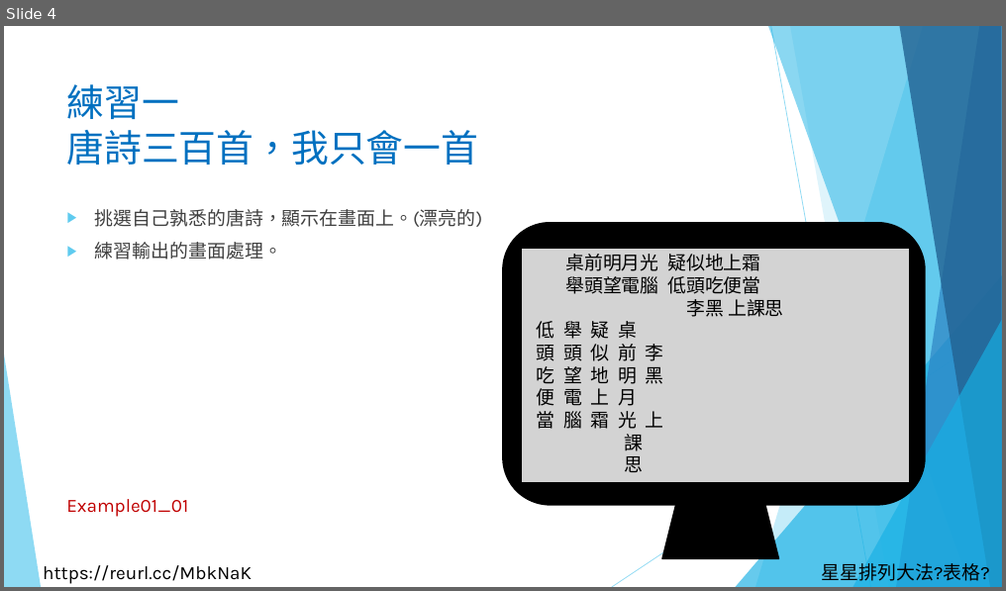
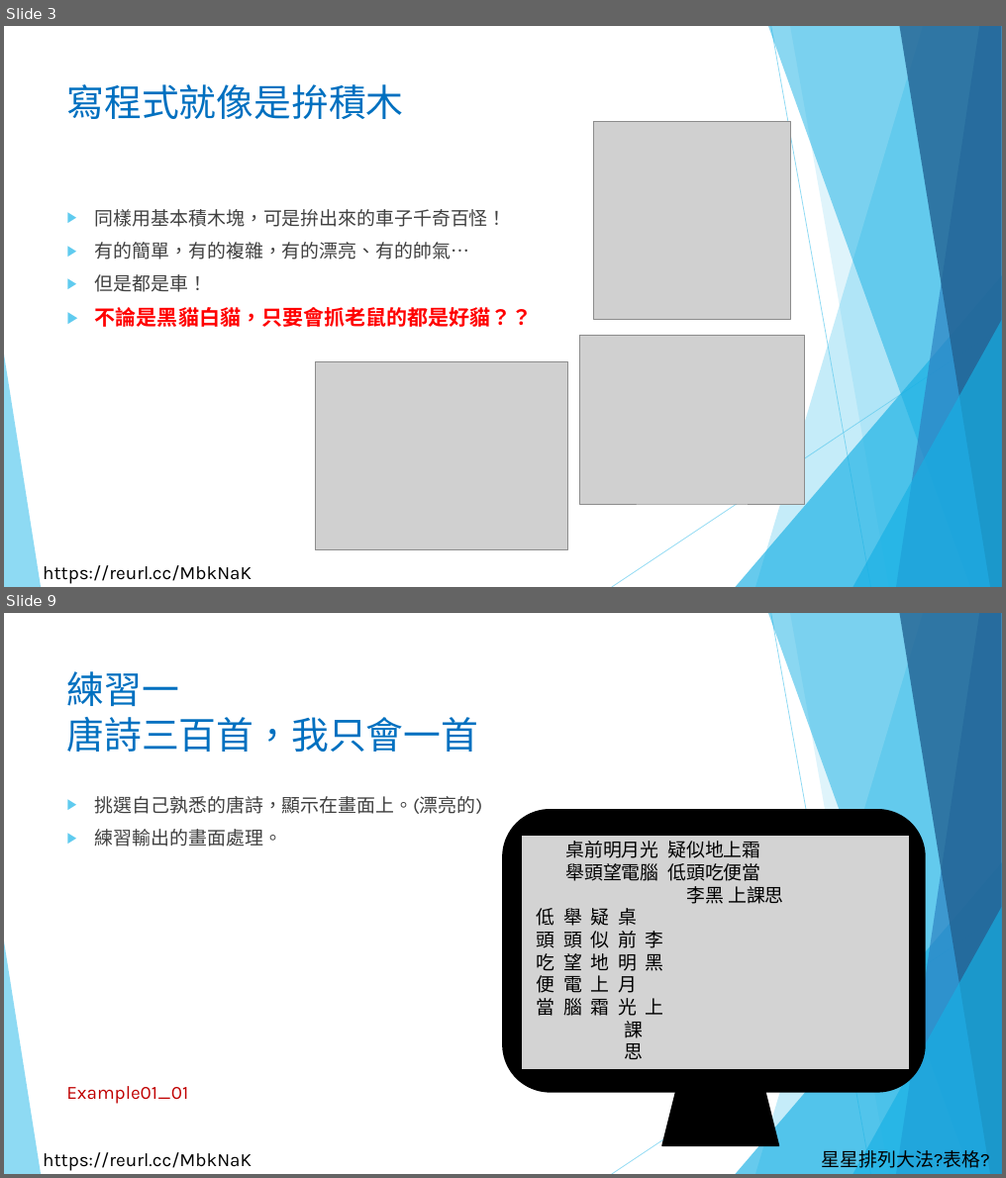
Before and after one commit to liulawsi/My_PPTs, a slide deck: LCC/Python/01_千里之行始於足下.pptx. Shown one above the other, each under a label of ours: slide 4 before the commit, slides 3 and 9 after it; the slides between them are not shown. The pictures are 1006x591 and 1006x1178 pixels, drawn with LibreOffice and Linux fonts; fonts in the diff are those of the drawing; grey boxes stand for pictures; background and template pictures are left out. Boxes give left, top, right and bottom in pixels: in the first picture for what was removed or moved away, otherwise in the second. Text is boxed around its words. In the diff, an @@ line names an element or a change of style, - is before the commit and + after.

```diff
--- a/LCC/Python/01_千里之行始於足下.pptx
+++ b/LCC/Python/01_千里之行始於足下.pptx
@@ slide 3 added at <box>4,26,1002,587</box>, background #FFFFFF; not listed: 11 template elements that a slide beside it also shows @@
@@ title added at <box>67,84,404,119</box>, 36 pt, text #0070C0 @@
+寫程式就像是拚積木
@@ picture added at <box>593,122,791,319</box> @@
@@ text added at <box>95,209,533,327</box>, 18 pt, text #404040 @@
+▶ 同樣用基本積木塊，可是拚出來的車子千奇百怪！
+▶ 有的簡單，有的複雜，有的漂亮、有的帥氣…
+▶ 但是都是車！
+▶ 不論是黑貓白貓，只要會抓老鼠的都是好貓？？
@@ picture added at <box>580,335,805,504</box> @@
@@ picture added at <box>316,362,567,550</box> @@
@@ what was slide 4 is now slide 9 @@
```
Also in this commit, not shown: 3 slides changed, 4 other slides added, 15 other files.
